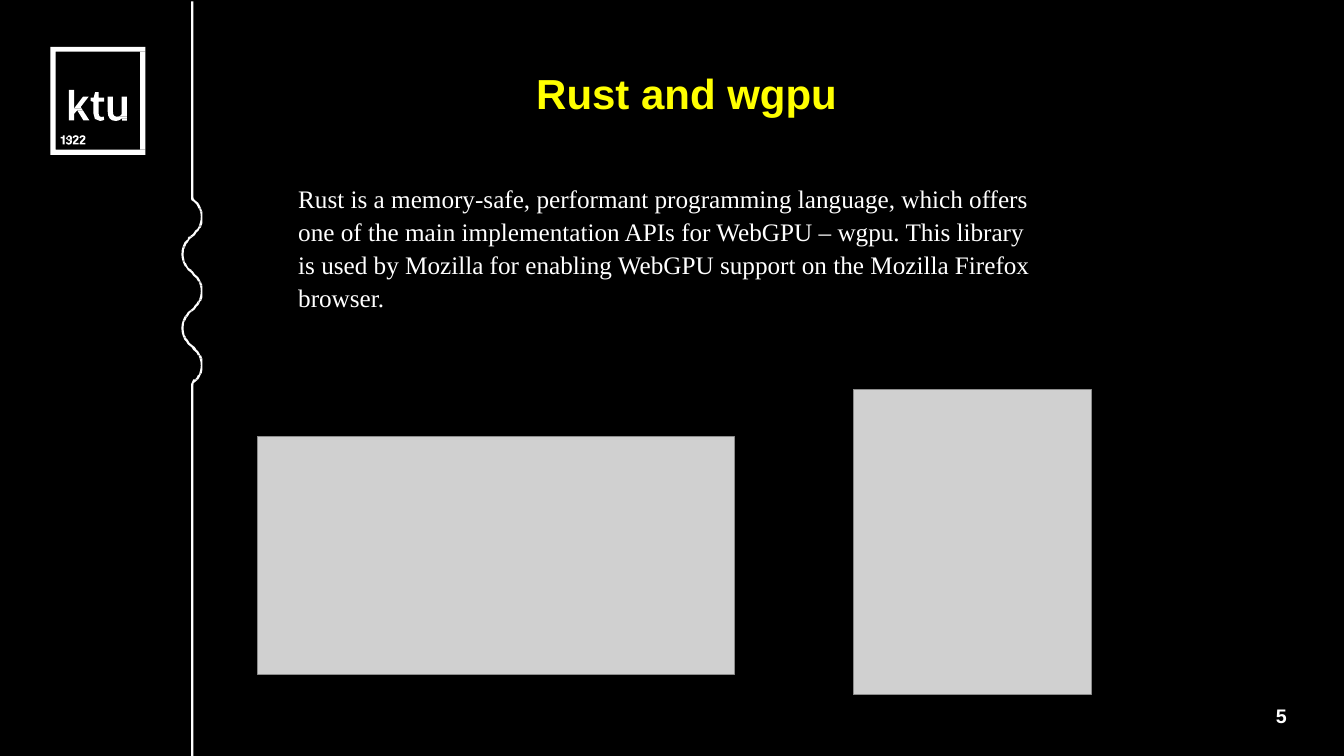
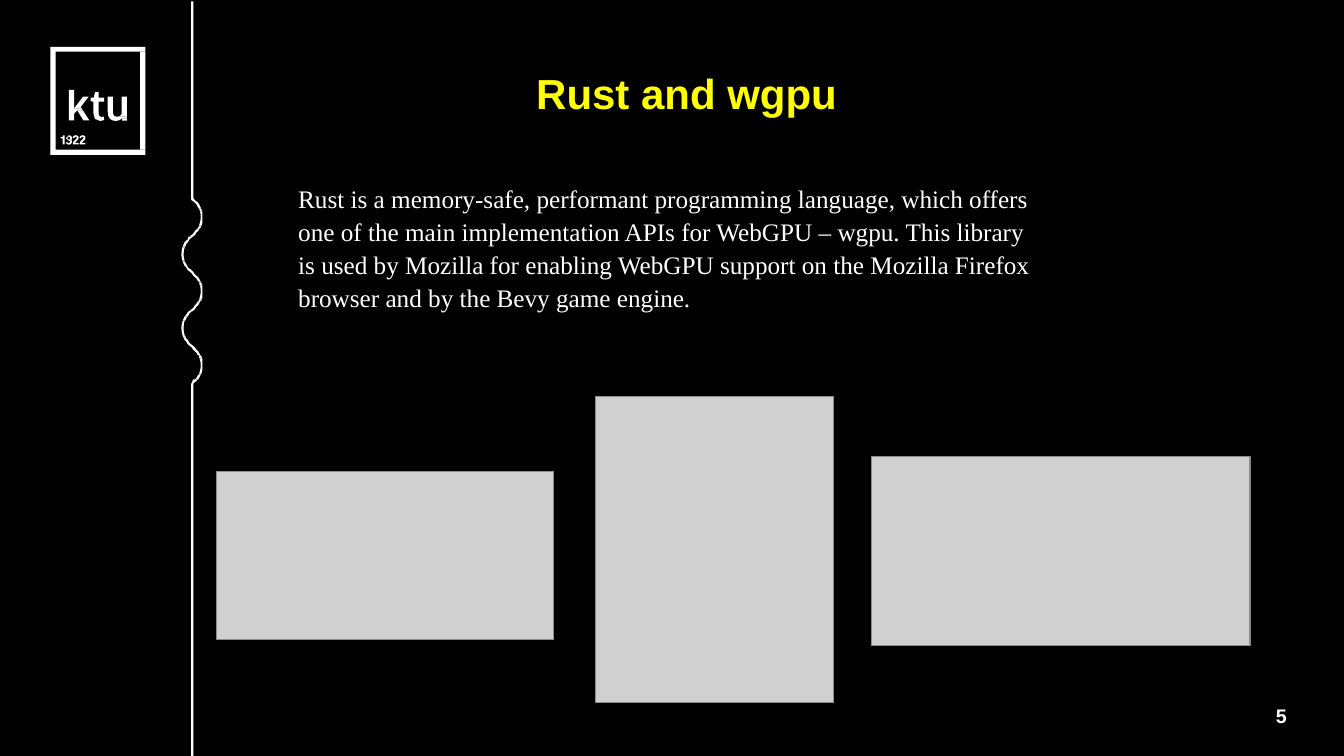
Before and after one commit to AidasLit/web_gpu, a slide deck: slide 5 of litvinas-aidas.odp. Drawn at 1344x756 pixels with LibreOffice and Linux fonts; fonts in the diff are those of the drawing; grey boxes stand for pictures. Boxes give left, top, right and bottom in pixels: in the first picture for what was removed or moved away, otherwise in the second. Text is boxed around its words. In the diff, an @@ line names an element or a change of style, - is before the commit and + after.

```diff
--- a/litvinas-aidas.odp
+++ b/litvinas-aidas.odp
@@ text at <box>298,190,1029,313</box>: text changed @@
-Rust is a memory-safe, performant programming language, which offers one of the main implementation APIs for WebGPU – wgpu. This library is used by Mozilla for enabling WebGPU support on the Mozilla Firefox browser.
+Rust is a memory-safe, performant programming language, which offers one of the main implementation APIs for WebGPU – wgpu. This library is used by Mozilla for enabling WebGPU support on the Mozilla Firefox browser and by the Bevy game engine.
@@ picture: place and size @@
-picture at <box>853,389,1091,695</box>
+picture at <box>596,397,834,703</box>
@@ picture: place and size @@
-picture at <box>258,437,734,675</box>
+picture at <box>217,472,555,640</box>
@@ picture added at <box>872,457,1251,646</box> @@
```
Also in this commit, not shown: 10 other files.
